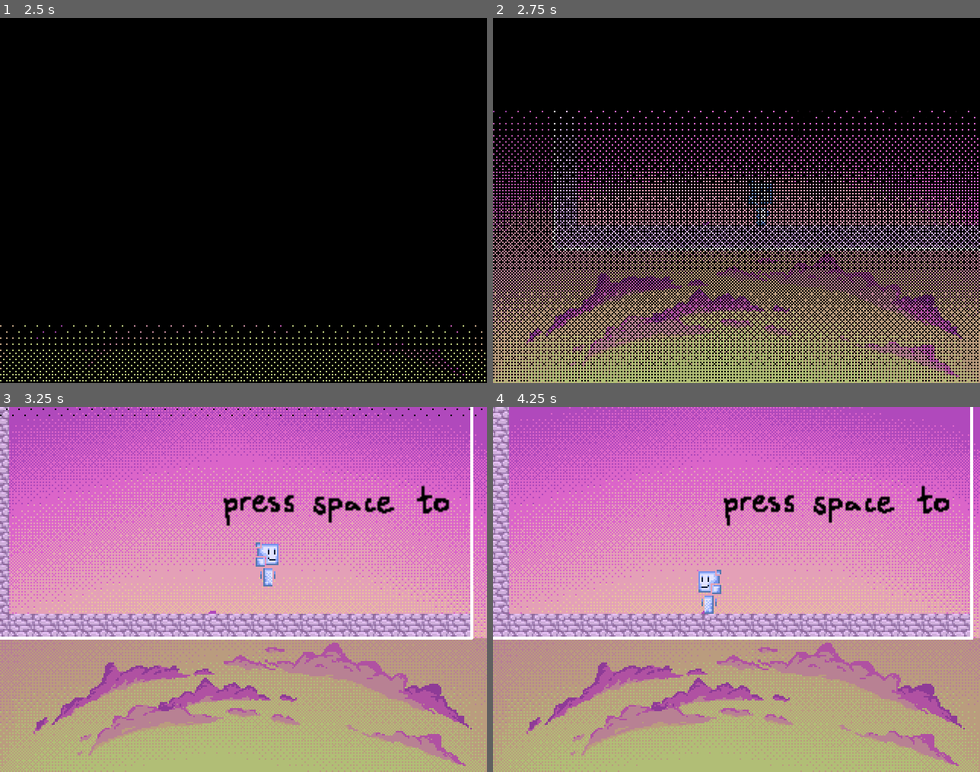
Above: before the commit, frames 1-4 (two rows, left to right).
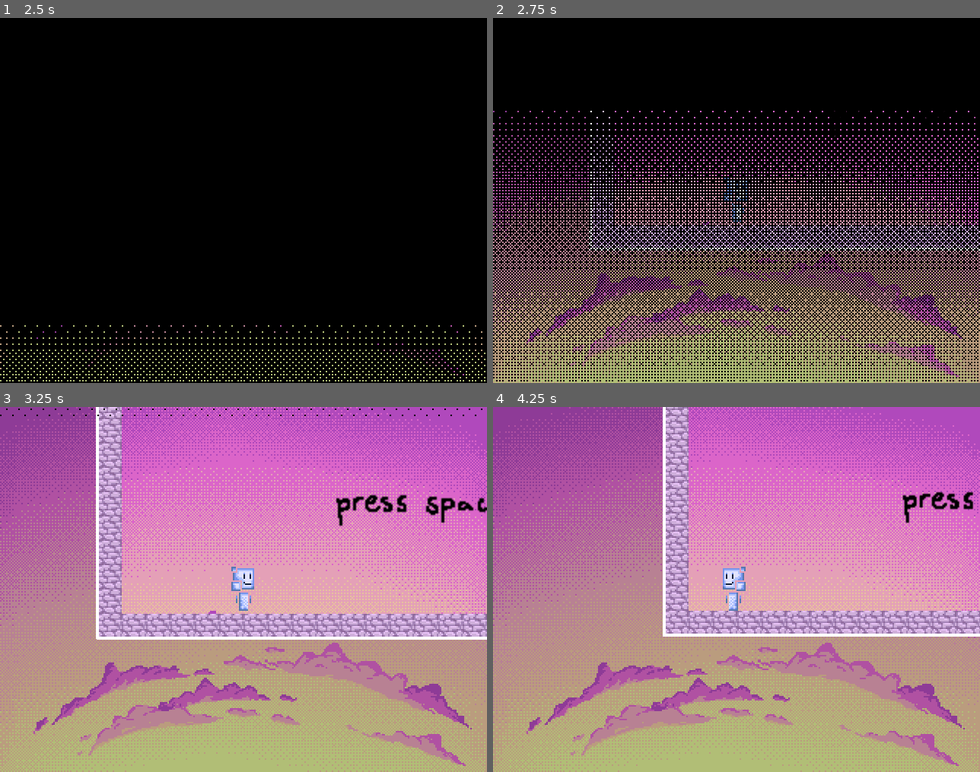
Above: after the commit, the same moments.

Repository: CodedSakura/GameJamGame
Game: Godot game, scene res://Scenes/Menu.tscn
Two runs of this game, one before a commit and one after it. Both use one fixed random seed, a clock stepped at 60 frames per second and the inputs below. Sound files missing from this copy of the repository are replaced by a short silence.
Inputs (mouse positions are in pixels of both pictures, inside the frame that each line leads up to):
- Up to frame 1 (2.5 s): click (102, 240) at 0.52 s; click (102, 240) at 1.25 s; move the mouse to (350, 182) at 2.02 s; hold Right (move_right) from 2.03 s (still down); click (350, 182) at 2.1 s; tap Up (jump) at 2.27 s
- Up to frame 2 (2.75 s): keep holding Right (move_right)
- Up to frame 3 (3.25 s): keep holding Right (move_right); move the mouse to (146, 607) at 2.77 s; click (146, 607) at 2.85 s; tap Up (jump) at 3.02 s
- Up to frame 4 (4.25 s): move the mouse to (785, 509) at 3.52 s; release Right (move_right) at 3.53 s; hold Left (move_left) from 3.53 s (still down); click (785, 509) at 3.6 s

Frame 1 is identical in both runs. In frame 2, 2.0% of the frame differs, in the area x 12-100%, y 25-64%; in frame 3, 22%; in frame 4, 32%, in the area x 0-100%, y 0-64%.

Commit message:
Fixed pausing on dieieiding and transition

Diff:
--- a/Scenes/Main.gd
+++ b/Scenes/Main.gd
@@ -111,7 +111,7 @@
     $Tween.disconnect("tween_completed", self, "stop_music")
 
 func handle_pausing():
-    if Input.is_action_just_pressed("pause") && !is_picked:
+    if Input.is_action_just_pressed("pause") && !is_picked && !$"/root/Transition/AnimationPlayer".is_playing():
         get_tree().paused = !get_tree().paused
         Physics2DServer.set_active(true)
         if get_tree().paused:
--- a/Scenes/Player.tscn
+++ b/Scenes/Player.tscn
@@ -37,9 +37,8 @@
 offset = Vector2( -1, 0 )
 
 [node name="Camera2D" type="Camera2D" parent="."]
+pause_mode = 2
 current = true
-drag_margin_h_enabled = true
-drag_margin_v_enabled = true
 drag_margin_left = 0.1
 drag_margin_top = 0.25
 drag_margin_right = 0.1
@@ -49,6 +48,7 @@
 }
 
 [node name="Background" type="ParallaxBackground" parent="."]
+pause_mode = 2
 
 [node name="ParallaxLayer" type="ParallaxLayer" parent="Background"]
 motion_scale = Vector2( 0, 0 )
--- /dev/null
+++ b/Scenes/Transition.gd
@@ -0,0 +1,11 @@
+extends CanvasLayer
+
+func _ready():
+	$AnimationPlayer.connect("animation_started", self, "start_anim")
+	$AnimationPlayer.connect("animation_finished", self, "end_anim")
+
+func start_anim(val):
+	get_tree().paused = true
+
+func end_anim(val):
+	get_tree().paused = false
--- a/Scenes/Transition.tscn
+++ b/Scenes/Transition.tscn
@@ -1,6 +1,7 @@
-[gd_scene load_steps=5 format=2]
+[gd_scene load_steps=6 format=2]
 
-[ext_resource path="res://Assets/Transition.png" type="Texture" id=1]
+[ext_resource path="res://Scenes/Transition.gd" type="Script" id=1]
+[ext_resource path="res://Assets/Transition.png" type="Texture" id=2]
 
 [sub_resource type="Animation" id=1]
 resource_name = "fade_in"
@@ -108,6 +109,8 @@
 }
 
 [node name="Transition" type="CanvasLayer"]
+pause_mode = 2
+script = ExtResource( 1 )
 
 [node name="Control" type="Control" parent="."]
 margin_right = 40.0
Not shown: 1 places in Scenes/Transition.tscn that only renumber resources
